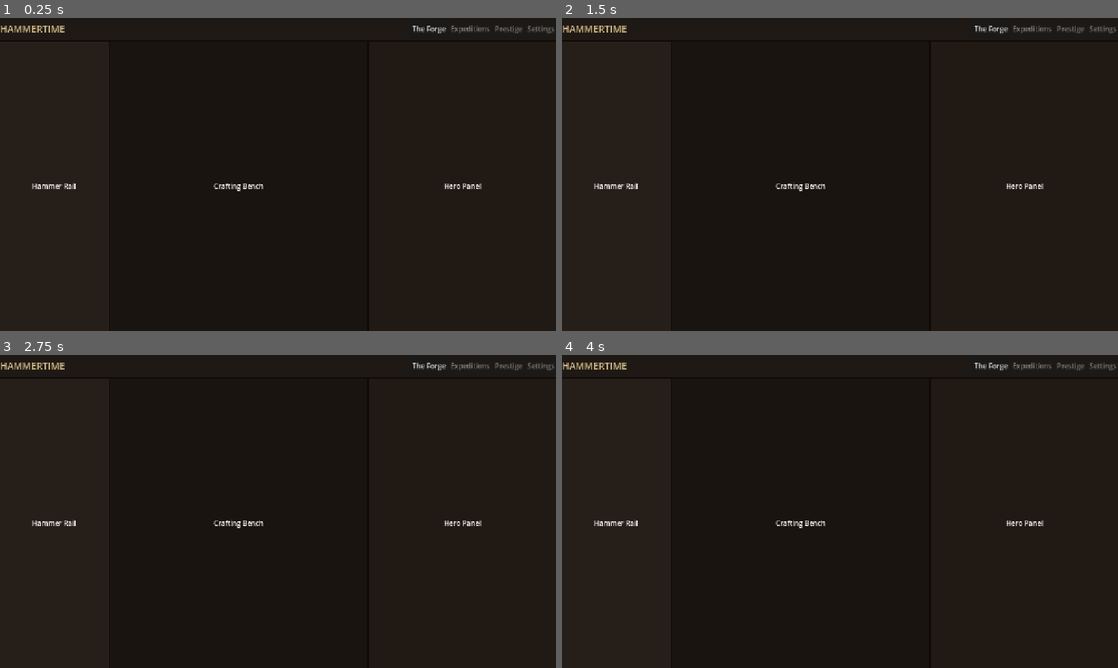
Above: before the commit, frames 1-4 (two rows, left to right).
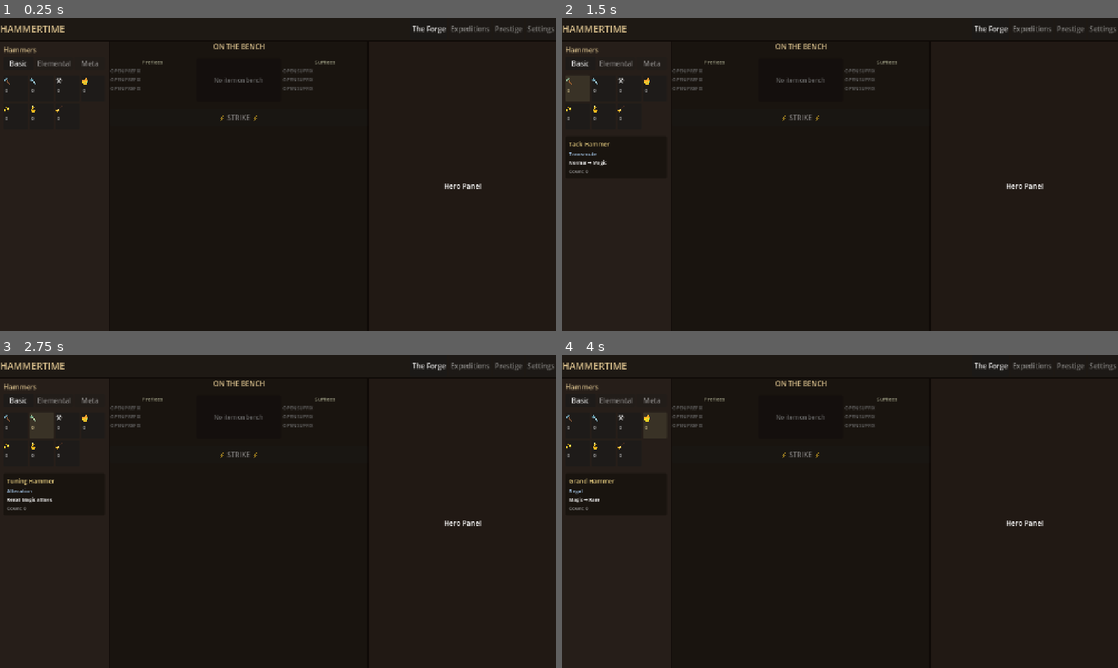
Above: after the commit, the same moments.

Repository: loginn/hammertime
Game: Godot game, scene res://scenes/main.tscn
Same seed, same stepped clock (60 frames per second), same inputs: the game is played once before the commit and once after it.
Inputs (mouse positions are in pixels of both pictures, inside the frame that each line leads up to):
- Up to frame 1 (0.25 s): no input
- Up to frame 2 (1.5 s): click (578, 64) at 0.5 s, where only the run after the commit has a clickable "Basic"; click (578, 86) at 1.27 s
- Up to frame 3 (2.75 s): click (44, 423) at 2.02 s
- Up to frame 4 (4 s): click (628, 423) at 2.77 s; click (656, 423) at 3.52 s

The runs differ from the first frame. In frame 1, 1.0% of the frame differs, in the area x 0-61%, y 8-56%; in frame 2, 1.2%; in frame 3, 1.3%; in frame 4, 1.2%.

Commit message:
feat: Build HammerRail with 7 currency buttons, selection/detail card,…
- scenes/forge/hammer_rail.tscn
- scenes/forge/hammer_rail.gd
- scenes/forge/crafting_bench.tscn
- scenes/forge/crafting_bench.gd
- scenes/forge/forge_view.tscn
- scenes/forge/forge_view.gd

GSD-Task: S04/T02

Diff:
--- /dev/null
+++ b/scenes/forge/crafting_bench.gd
@@ -0,0 +1,90 @@
+extends VBoxContainer
+
+const MAX_AFFIX_SLOTS := 3
+
+@onready var _item_name_label: Label = $BenchArea/ItemBadge/BadgeVBox/ItemName
+@onready var _material_label: Label = $BenchArea/ItemBadge/BadgeVBox/MaterialTier
+@onready var _base_label: Label = $BenchArea/ItemBadge/BadgeVBox/BaseName
+@onready var _prefix_rail: VBoxContainer = $BenchArea/PrefixRail
+@onready var _suffix_rail: VBoxContainer = $BenchArea/SuffixRail
+@onready var _strike_button: Button = $StrikeButton
+@onready var _error_label: Label = $ErrorFeedback
+@onready var _empty_label: Label = $BenchArea/ItemBadge/BadgeVBox/EmptyLabel
+
+
+func _ready() -> void:
+	_strike_button.disabled = true
+	_error_label.text = ""
+	_error_label.visible = false
+	refresh(null)
+
+
+func refresh(item: Item) -> void:
+	_error_label.text = ""
+	_error_label.visible = false
+
+	if item == null:
+		_item_name_label.text = ""
+		_item_name_label.visible = false
+		_material_label.text = ""
+		_material_label.visible = false
+		_base_label.text = ""
+		_base_label.visible = false
+		_empty_label.text = "No item on bench"
+		_empty_label.visible = true
+		_populate_affix_rail(_prefix_rail, [], MAX_AFFIX_SLOTS, "PREFIX")
+		_populate_affix_rail(_suffix_rail, [], MAX_AFFIX_SLOTS, "SUFFIX")
+		_update_strike_enabled(null)
+		return
+
+	_empty_label.visible = false
+	_item_name_label.visible = true
+	_material_label.visible = true
+	_base_label.visible = true
+
+	_item_name_label.text = item.item_name
+	_item_name_label.add_theme_color_override("font_color", item.get_rarity_color())
+
+	var tier_name: String = Tag.material_name(item.material_tier)
+	_material_label.text = tier_name
+
+	_base_label.text = item.base_id.replace("_", " ").capitalize()
+
+	_populate_affix_rail(_prefix_rail, item.prefixes, MAX_AFFIX_SLOTS, "PREFIX")
+	_populate_affix_rail(_suffix_rail, item.suffixes, MAX_AFFIX_SLOTS, "SUFFIX")
+
+
+func _populate_affix_rail(container: VBoxContainer, affixes: Array, max_slots: int, label_prefix: String) -> void:
+	for child in container.get_children():
+		if child.name != "RailHeader":
+			child.queue_free()
+
+	for i in range(max_slots):
+		var slot_label := Label.new()
+		slot_label.add_theme_font_size_override("font_size", 11)
+		if i < affixes.size():
+			var affix: Affix = affixes[i]
+			slot_label.text = "%s T%d: %d" % [affix.affix_name, affix.tier, affix.value]
+			slot_label.add_theme_color_override("font_color", Color(0.8, 0.85, 1.0))
+		else:
+			slot_label.text = "OPEN %s" % label_prefix
+			slot_label.add_theme_color_override("font_color", Color(0.4, 0.4, 0.4))
+		container.add_child(slot_label)
+
+
+func _update_strike_enabled(item: Item) -> void:
+	_strike_button.disabled = (item == null)
+
+
+func set_strike_enabled(enabled: bool) -> void:
+	_strike_button.disabled = not enabled
+
+
+func show_error(message: String) -> void:
+	_error_label.text = message
+	_error_label.visible = true
+
+
+func clear_error() -> void:
+	_error_label.text = ""
+	_error_label.visible = false
--- /dev/null
+++ b/scenes/forge/crafting_bench.tscn
@@ -0,0 +1,113 @@
+[gd_scene load_steps=3 format=3]
+
+[ext_resource type="Script" path="res://scenes/forge/crafting_bench.gd" id="1_bench"]
+
+[sub_resource type="StyleBoxFlat" id="StyleBoxFlat_badge"]
+bg_color = Color(0.08, 0.06, 0.05, 1)
+corner_radius_top_left = 4
+corner_radius_top_right = 4
+corner_radius_bottom_right = 4
+corner_radius_bottom_left = 4
+content_margin_left = 12.0
+content_margin_top = 8.0
+content_margin_right = 12.0
+content_margin_bottom = 8.0
+
+[node name="CraftingBench" type="VBoxContainer"]
+size_flags_horizontal = 3
+script = ExtResource("1_bench")
+
+[node name="Header" type="Label" parent="."]
+layout_mode = 2
+theme_override_colors/font_color = Color(0.85, 0.75, 0.55, 1)
+theme_override_font_sizes/font_size = 16
+text = "ON THE BENCH"
+horizontal_alignment = 1
+
+[node name="Spacer1" type="Control" parent="."]
+layout_mode = 2
+custom_minimum_size = Vector2(0, 8)
+
+[node name="BenchArea" type="HBoxContainer" parent="."]
+layout_mode = 2
+size_flags_horizontal = 3
+alignment = 1
+
+[node name="PrefixRail" type="VBoxContainer" parent="BenchArea"]
+layout_mode = 2
+size_flags_horizontal = 3
+custom_minimum_size = Vector2(120, 0)
+
+[node name="RailHeader" type="Label" parent="BenchArea/PrefixRail"]
+layout_mode = 2
+theme_override_colors/font_color = Color(0.6, 0.6, 0.5, 1)
+theme_override_font_sizes/font_size = 12
+text = "Prefixes"
+horizontal_alignment = 1
+
+[node name="ItemBadge" type="PanelContainer" parent="BenchArea"]
+layout_mode = 2
+size_flags_horizontal = 3
+custom_minimum_size = Vector2(160, 100)
+theme_override_styles/panel = SubResource("StyleBoxFlat_badge")
+
+[node name="BadgeVBox" type="VBoxContainer" parent="BenchArea/ItemBadge"]
+layout_mode = 2
+alignment = 1
+
+[node name="ItemName" type="Label" parent="BenchArea/ItemBadge/BadgeVBox"]
+layout_mode = 2
+theme_override_font_sizes/font_size = 15
+text = "Item Name"
+horizontal_alignment = 1
+
+[node name="MaterialTier" type="Label" parent="BenchArea/ItemBadge/BadgeVBox"]
+layout_mode = 2
+theme_override_colors/font_color = Color(0.6, 0.6, 0.5, 1)
+theme_override_font_sizes/font_size = 11
+text = "Material"
+horizontal_alignment = 1
+
+[node name="BaseName" type="Label" parent="BenchArea/ItemBadge/BadgeVBox"]
+layout_mode = 2
+theme_override_colors/font_color = Color(0.5, 0.5, 0.5, 1)
+theme_override_font_sizes/font_size = 11
+text = "Base"
+horizontal_alignment = 1
+
+[node name="EmptyLabel" type="Label" parent="BenchArea/ItemBadge/BadgeVBox"]
+layout_mode = 2
+theme_override_colors/font_color = Color(0.4, 0.4, 0.4, 1)
+theme_override_font_sizes/font_size = 13
+text = "No item on bench"
+horizontal_alignment = 1
+
+[node name="SuffixRail" type="VBoxContainer" parent="BenchArea"]
+layout_mode = 2
+size_flags_horizontal = 3
+custom_minimum_size = Vector2(120, 0)
+
+[node name="RailHeader" type="Label" parent="BenchArea/SuffixRail"]
+layout_mode = 2
+theme_override_colors/font_color = Color(0.6, 0.6, 0.5, 1)
+theme_override_font_sizes/font_size = 12
+text = "Suffixes"
+horizontal_alignment = 1
+
+[node name="Spacer2" type="Control" parent="."]
+layout_mode = 2
+custom_minimum_size = Vector2(0, 8)
+
+[node name="StrikeButton" type="Button" parent="."]
+layout_mode = 2
+custom_minimum_size = Vector2(0, 40)
+disabled = true
+text = "⚡ STRIKE ⚡"
+
+[node name="ErrorFeedback" type="Label" parent="."]
+layout_mode = 2
+theme_override_colors/font_color = Color(1.0, 0.3, 0.3, 1)
+theme_override_font_sizes/font_size = 12
+text = ""
+horizontal_alignment = 1
+autowrap_mode = 2
--- a/scenes/forge/forge_view.gd
+++ b/scenes/forge/forge_view.gd
@@ -1,8 +1,85 @@
 extends Control
+
+var active_hammer_key: String = ""
+
+@onready var _hammer_rail: VBoxContainer = %HammerRail
+@onready var _crafting_bench: VBoxContainer = %CraftingBench
+
+var _strike_button: Button
 
 
 func _ready() -> void:
+	_strike_button = _crafting_bench.get_node("StrikeButton")
 	GameEvents.prestige_completed.connect(_on_prestige_completed)
+	_hammer_rail.hammer_selected.connect(_on_hammer_selected)
+	_strike_button.pressed.connect(_on_strike_pressed)
+	GameEvents.item_crafted.connect(_on_item_crafted)
+
+	if GameState.debug_mode:
+		var debug_item := ItemFactory.create_base("iron_shortsword")
+		set_bench_item(debug_item)
+	else:
+		_refresh_bench()
+		_update_strike_button_state()
+
+
+func set_bench_item(item: Item) -> void:
+	GameState.crafting_bench_item = item
+	_refresh_bench()
+	_update_strike_button_state()
+
+
+func _on_hammer_selected(key: String) -> void:
+	active_hammer_key = key
+	_update_strike_button_state()
+
+
+func _on_strike_pressed() -> void:
+	var item: Item = GameState.crafting_bench_item
+	if item == null:
+		return
+	if active_hammer_key == "":
+		return
+
+	var count: int = GameState.currency_counts.get(active_hammer_key, 0)
+	if count <= 0:
+		_crafting_bench.show_error("No %s remaining" % GameState.CURRENCY_DISPLAY_NAMES.get(active_hammer_key, active_hammer_key))
+		return
+
+	var currency: Currency = GameState.get_currency_instance(active_hammer_key)
+	if currency == null:
+		push_warning("Unrecognized currency key: %s" % active_hammer_key)
+		return
+
+	if not currency.can_apply(item):
+		var error_msg: String = currency.get_error_message(item)
+		_crafting_bench.show_error(error_msg)
+		return
+
+	GameState.spend_currency(active_hammer_key)
+	currency.apply(item)
+	item.update_value()
+	_crafting_bench.clear_error()
+	GameEvents.item_crafted.emit(item)
+
+
+func _on_item_crafted(_item: Item) -> void:
+	_refresh_bench()
+	_update_strike_button_state()
+
+
+func _refresh_bench() -> void:
+	_crafting_bench.refresh(GameState.crafting_bench_item)
+
+
+func _update_strike_button_state() -> void:
+	var item: Item = GameState.crafting_bench_item
+	if item == null or active_hammer_key == "":
+		_strike_button.disabled = true
+		return
+
+	var count: int = GameState.currency_counts.get(active_hammer_key, 0)
+	_strike_button.disabled = (count <= 0)
 
 
 func _on_prestige_completed() -> void:
--- a/scenes/forge/forge_view.tscn
+++ b/scenes/forge/forge_view.tscn
@@ -1,6 +1,8 @@
-[gd_scene load_steps=2 format=3]
+[gd_scene load_steps=9 format=3]
 
 [ext_resource type="Script" path="res://scenes/forge/forge_view.gd" id="1_forge"]
+[ext_resource type="PackedScene" path="res://scenes/forge/hammer_rail.tscn" id="2_hammer_rail"]
+[ext_resource type="PackedScene" path="res://scenes/forge/crafting_bench.tscn" id="3_crafting_bench"]
 
 [sub_resource type="StyleBoxFlat" id="StyleBoxFlat_topbar"]
 bg_color = Color(0.12, 0.1, 0.08, 1)
@@ -89,22 +91,25 @@
 custom_minimum_size = Vector2(250, 0)
 theme_override_styles/panel = SubResource("StyleBoxFlat_left")
 
-[node name="Label" type="Label" parent="Background/VBox/Body/LeftPanel"]
+[node name="HammerRail" parent="Background/VBox/Body/LeftPanel" instance=ExtResource("2_hammer_rail")]
+unique_name_in_owner = true
 layout_mode = 2
-text = "Hammer Rail"
-horizontal_alignment = 1
-vertical_alignment = 1
 
 [node name="CenterPanel" type="PanelContainer" parent="Background/VBox/Body"]
 layout_mode = 2
 size_flags_horizontal = 3
 theme_override_styles/panel = SubResource("StyleBoxFlat_center")
 
-[node name="Label" type="Label" parent="Background/VBox/Body/CenterPanel"]
+[node name="CenterVBox" type="VBoxContainer" parent="Background/VBox/Body/CenterPanel"]
 layout_mode = 2
-text = "Crafting Bench"
-horizontal_alignment = 1
-vertical_alignment = 1
+
+[node name="CraftingBench" parent="Background/VBox/Body/CenterPanel/CenterVBox" instance=ExtResource("3_crafting_bench")]
+unique_name_in_owner = true
+layout_mode = 2
+
+[node name="CenterSpacer" type="Control" parent="Background/VBox/Body/CenterPanel/CenterVBox"]
+layout_mode = 2
+size_flags_vertical = 3
 
 [node name="RightPanel" type="PanelContainer" parent="Background/VBox/Body"]
 layout_mode = 2
--- /dev/null
+++ b/scenes/forge/hammer_rail.gd
@@ -0,0 +1,124 @@
+extends VBoxContainer
+
+signal hammer_selected(key: String)
+
+const HAMMER_DATA: Array[Dictionary] = [
+	{"key": "tack", "glyph": "🔨", "name": "Tack Hammer", "verb": "Transmute", "effect": "Normal → Magic", "target": "Normal"},
+	{"key": "tuning", "glyph": "🔧", "name": "Tuning Hammer", "verb": "Alteration", "effect": "Reroll Magic affixes", "target": "Magic"},
+	{"key": "forge", "glyph": "⚒️", "name": "Forge Hammer", "verb": "Augment", "effect": "Add affix to Magic", "target": "Magic"},
+	{"key": "grand", "glyph": "👑", "name": "Grand Hammer", "verb": "Regal", "effect": "Magic → Rare", "target": "Magic"},
+	{"key": "runic", "glyph": "✨", "name": "Runic Hammer", "verb": "Exalt", "effect": "Add affix to Rare", "target": "Rare"},
+	{"key": "claw", "glyph": "🪝", "name": "Claw Hammer", "verb": "Annul", "effect": "Remove random affix", "target": "Any with mods"},
+	{"key": "scour", "glyph": "🧹", "name": "Scour Hammer", "verb": "Scour", "effect": "Strip all → Normal", "target": "Non-Normal"},
+]
+
+var _selected_key: String = ""
+var _buttons: Dictionary = {}
+var _count_labels: Dictionary = {}
+
+@onready var _grid: GridContainer = $MarginContainer/Content/Grid
+@onready var _detail_panel: PanelContainer = $MarginContainer/Content/DetailPanel
+@onready var _detail_name: Label = $MarginContainer/Content/DetailPanel/DetailVBox/DetailName
+@onready var _detail_verb: Label = $MarginContainer/Content/DetailPanel/DetailVBox/DetailVerb
+@onready var _detail_effect: Label = $MarginContainer/Content/DetailPanel/DetailVBox/DetailEffect
+@onready var _detail_count: Label = $MarginContainer/Content/DetailPanel/DetailVBox/DetailCount
+
+
+func _ready() -> void:
+	_build_buttons()
+	_update_all_counts()
+	_detail_panel.visible = false
+	GameEvents.currency_changed.connect(_on_currency_changed)
+
+
+func _build_buttons() -> void:
+	for data in HAMMER_DATA:
+		var btn := Button.new()
+		btn.custom_minimum_size = Vector2(54, 60)
+		btn.size_flags_horizontal = Control.SIZE_EXPAND_FILL
+
+		var vbox := VBoxContainer.new()
+		vbox.alignment = BoxContainer.ALIGNMENT_CENTER
+		vbox.mouse_filter = Control.MOUSE_FILTER_IGNORE
+
+		var glyph_label := Label.new()
+		glyph_label.text = data["glyph"]
+		glyph_label.horizontal_alignment = HORIZONTAL_ALIGNMENT_CENTER
+		glyph_label.mouse_filter = Control.MOUSE_FILTER_IGNORE
+		vbox.add_child(glyph_label)
+
+		var count_label := Label.new()
+		count_label.text = "0"
+		count_label.horizontal_alignment = HORIZONTAL_ALIGNMENT_CENTER
+		count_label.add_theme_font_size_override("font_size", 11)
+		count_label.add_theme_color_override("font_color", Color(0.7, 0.7, 0.7))
+		count_label.mouse_filter = Control.MOUSE_FILTER_IGNORE
+		vbox.add_child(count_label)
+
+		btn.add_child(vbox)
+		btn.pressed.connect(_on_hammer_pressed.bind(data["key"]))
+		btn.tooltip_text = data["name"]
+
+		_grid.add_child(btn)
+		_buttons[data["key"]] = btn
+		_count_labels[data["key"]] = count_label
+
+
+func _on_hammer_pressed(key: String) -> void:
+	_selected_key = key
+	_update_selection_highlight()
+	_update_detail_card()
+	hammer_selected.emit(key)
+
+
+func _update_selection_highlight() -> void:
+	for k in _buttons:
+		var btn: Button = _buttons[k]
+		if k == _selected_key:
+			btn.add_theme_color_override("font_color", Color(1.0, 0.85, 0.4))
+			btn.modulate = Color(1.2, 1.1, 0.8)
+		else:
+			btn.remove_theme_color_override("font_color")
+			btn.modulate = Color.WHITE
+
+
+func _update_detail_card() -> void:
+	if _selected_key == "":
+		_detail_panel.visible = false
+		return
+
+	var data: Dictionary = _get_hammer_data(_selected_key)
+	if data.is_empty():
+		_detail_panel.visible = false
+		return
+
+	_detail_panel.visible = true
+	_detail_name.text = data["name"]
+	_detail_verb.text = data["verb"]
+	_detail_effect.text = data["effect"]
+	var count: int = GameState.currency_counts.get(_selected_key, 0)
+	_detail_count.text = "Count: %d" % count
+
+
+func _get_hammer_data(key: String) -> Dictionary:
+	for data in HAMMER_DATA:
+		if data["key"] == key:
+			return data
+	return {}
+
+
+func _on_currency_changed(currency_key: String, new_amount: int) -> void:
+	if currency_key in _count_labels:
+		_count_labels[currency_key].text = str(new_amount)
+	if currency_key == _selected_key:
+		_detail_count.text = "Count: %d" % new_amount
+
+
+func _update_all_counts() -> void:
+	for key in _count_labels:
+		var count: int = GameState.currency_counts.get(key, 0)
+		_count_labels[key].text = str(count)
+
+
+func get_selected_key() -> String:
+	return _selected_key
--- /dev/null
+++ b/scenes/forge/hammer_rail.tscn
@@ -0,0 +1,99 @@
+[gd_scene load_steps=3 format=3]
+
+[ext_resource type="Script" path="res://scenes/forge/hammer_rail.gd" id="1_hammer"]
+
+[sub_resource type="StyleBoxFlat" id="StyleBoxFlat_detail"]
+bg_color = Color(0.1, 0.08, 0.06, 1)
+corner_radius_top_left = 4
+corner_radius_top_right = 4
+corner_radius_bottom_right = 4
+corner_radius_bottom_left = 4
+content_margin_left = 8.0
+content_margin_top = 8.0
+content_margin_right = 8.0
+content_margin_bottom = 8.0
+
+[node name="HammerRail" type="VBoxContainer"]
+size_flags_vertical = 3
+script = ExtResource("1_hammer")
+
+[node name="MarginContainer" type="MarginContainer" parent="."]
+layout_mode = 2
+size_flags_vertical = 3
+theme_override_constants/margin_left = 8
+theme_override_constants/margin_top = 8
+theme_override_constants/margin_right = 8
+theme_override_constants/margin_bottom = 8
+
+[node name="Content" type="VBoxContainer" parent="MarginContainer"]
+layout_mode = 2
+
+[node name="Header" type="Label" parent="MarginContainer/Content"]
+layout_mode = 2
+theme_override_colors/font_color = Color(0.85, 0.75, 0.55, 1)
+theme_override_font_sizes/font_size = 16
+text = "Hammers"
+
+[node name="TabRow" type="HBoxContainer" parent="MarginContainer/Content"]
+layout_mode = 2
+custom_minimum_size = Vector2(0, 28)
+
+[node name="TabBasic" type="Button" parent="MarginContainer/Content/TabRow"]
+layout_mode = 2
+size_flags_horizontal = 3
+text = "Basic"
+
+[node name="TabElemental" type="Button" parent="MarginContainer/Content/TabRow"]
+layout_mode = 2
+size_flags_horizontal = 3
+disabled = true
+text = "Elemental"
+
+[node name="TabMeta" type="Button" parent="MarginContainer/Content/TabRow"]
+layout_mode = 2
+size_flags_horizontal = 3
+disabled = true
+text = "Meta"
+
+[node name="Spacer1" type="Control" parent="MarginContainer/Content"]
+layout_mode = 2
+custom_minimum_size = Vector2(0, 4)
+
+[node name="Grid" type="GridContainer" parent="MarginContainer/Content"]
+layout_mode = 2
+columns = 4
+
+[node name="Spacer2" type="Control" parent="MarginContainer/Content"]
+layout_mode = 2
+custom_minimum_size = Vector2(0, 8)
+
+[node name="DetailPanel" type="PanelContainer" parent="MarginContainer/Content"]
+layout_mode = 2
+theme_override_styles/panel = SubResource("StyleBoxFlat_detail")
+
+[node name="DetailVBox" type="VBoxContainer" parent="MarginContainer/Content/DetailPanel"]
+layout_mode = 2
+
+[node name="DetailName" type="Label" parent="MarginContainer/Content/DetailPanel/DetailVBox"]
+layout_mode = 2
+theme_override_colors/font_color = Color(0.9, 0.8, 0.5, 1)
+theme_override_font_sizes/font_size = 14
+text = "Hammer Name"
+
+[node name="DetailVerb" type="Label" parent="MarginContainer/Content/DetailPanel/DetailVBox"]
+layout_mode = 2
+theme_override_colors/font_color = Color(0.7, 0.85, 1.0, 1)
+theme_override_font_sizes/font_size = 12
+text = "Verb"
+
+[node name="DetailEffect" type="Label" parent="MarginContainer/Content/DetailPanel/DetailVBox"]
+layout_mode = 2
+theme_override_font_sizes/font_size = 11
+text = "Effect description"
+autowrap_mode = 2
+
+[node name="DetailCount" type="Label" parent="MarginContainer/Content/DetailPanel/DetailVBox"]
+layout_mode = 2
+theme_override_colors/font_color = Color(0.6, 0.6, 0.6, 1)
+theme_override_font_sizes/font_size = 11
+text = "Count: 0"
